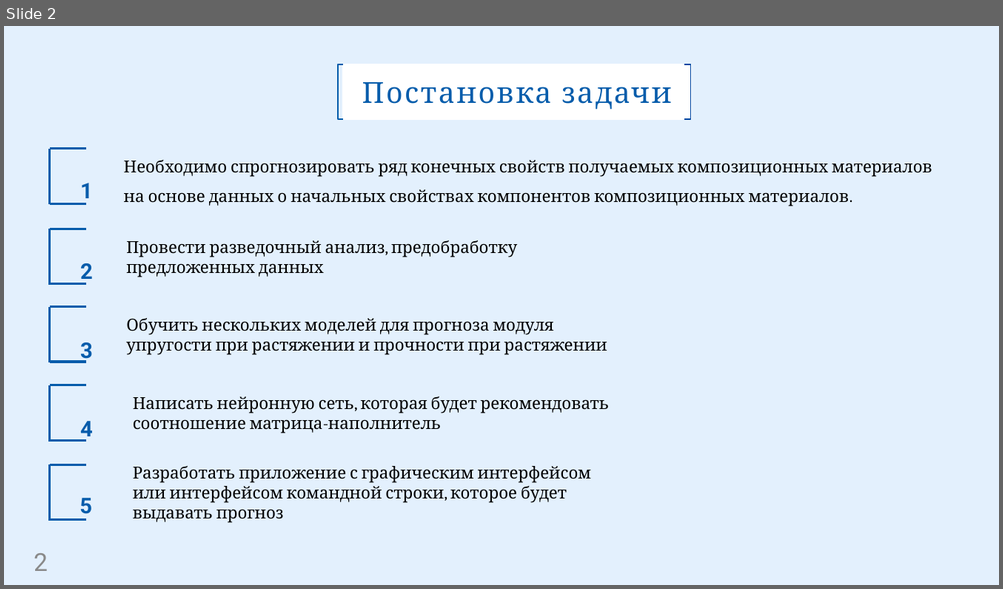
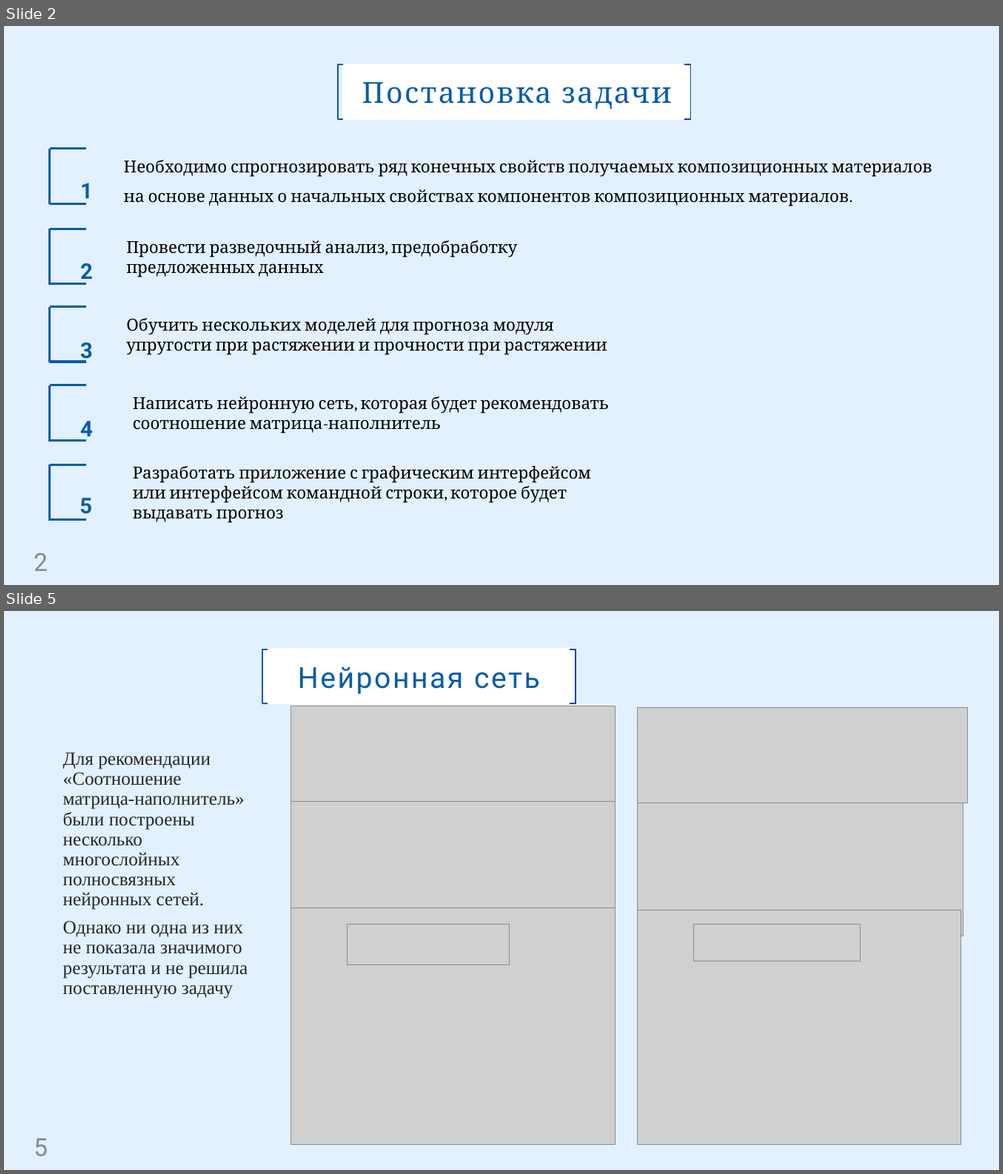
Before and after one commit to NowakDA/VKR, a slide deck: VKR_presentation.pptx. Shown one above the other, each under a label of ours: slide 2 before the commit, slides 2 and 5 after it; the slides between them are not shown. The pictures are 1003x589 and 1003x1174 pixels, drawn with LibreOffice and Linux fonts; fonts in the diff are those of the drawing; grey boxes stand for pictures; background and template pictures are left out. Boxes give left, top, right and bottom in pixels: in the first picture for what was removed or moved away, otherwise in the second. Text is boxed around its words. In the diff, an @@ line names an element or a change of style, - is before the commit and + after.

```diff
--- a/VKR_presentation.pptx
+++ b/VKR_presentation.pptx
@@ slide 5 added at (4,611,999,1170), background #E3F0FD @@
@@ rectangle added at (262,649,575,703), fill #FFFFFF, outline #FFFFFF 2 pt, 28 pt, text #065CAB @@
+Нейронная сеть
@@ freeform shape added at (262,649,267,703), outline #065CAB 1.3 pt @@
@@ freeform shape added at (569,649,575,703), outline #0046A2 1.3 pt @@
@@ picture added at (291,706,615,801) @@
@@ picture added at (637,707,967,803) @@
@@ text added at (63,752,247,999), 18 pt, text #262626 @@
+Для рекомендации «Соотношение матрица-наполнитель» были построены несколько многослойных полносвязных нейронных сетей.
+Однако ни одна из них не показала значимого результата и не решила поставленную задачу
@@ picture added at (291,795,615,929) @@
@@ picture added at (637,795,964,937) @@
@@ picture added at (291,908,615,1145) @@
@@ picture added at (637,910,961,1145) @@
@@ picture added at (347,924,509,965) @@
@@ picture added at (694,924,859,962) @@
@@ page number added at (34,1139,48,1156), 24 pt, text #898989 @@
+5
```
Also in this commit, not shown: 3 slides changed, 1 slide removed.
